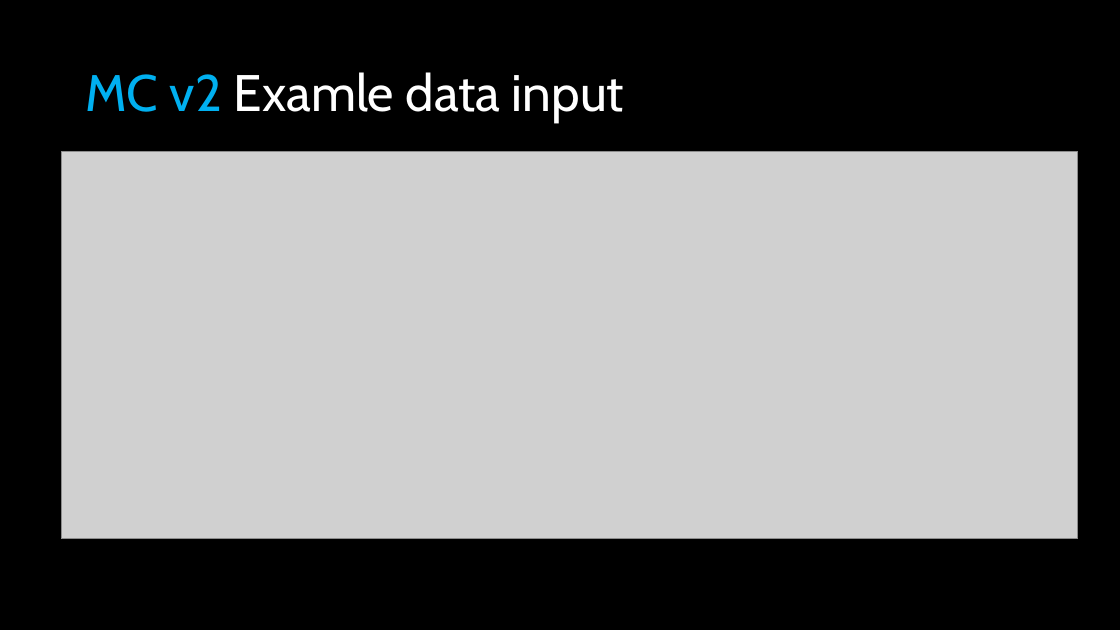
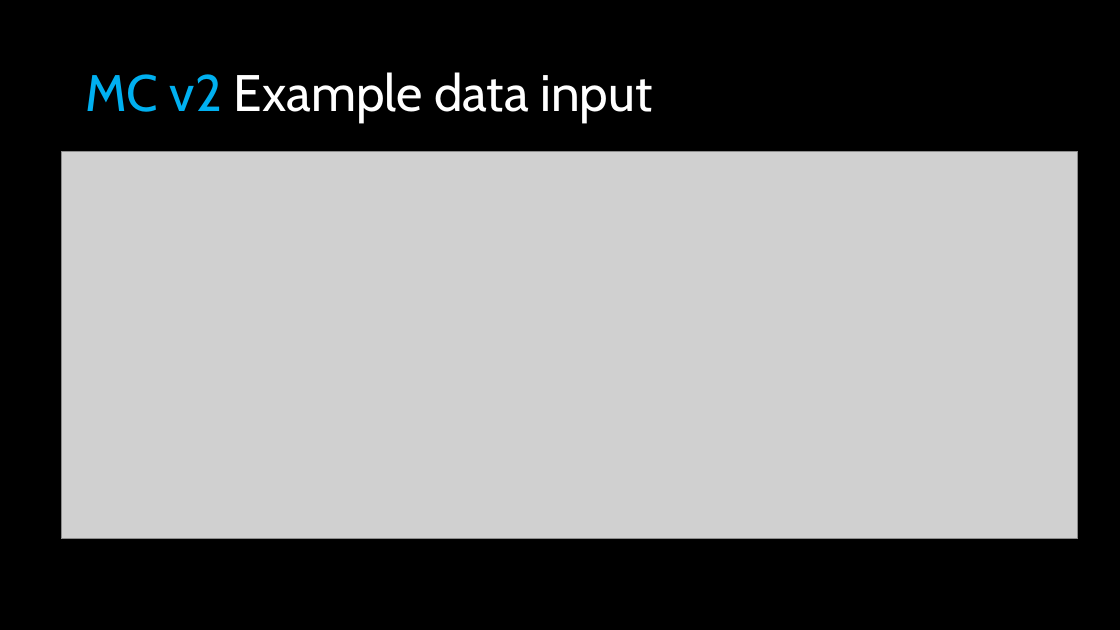
Before and after one commit to lady-pandas/is-prediction-still-difficult, a slide deck: slide 10 of presentation/Is prediction STILL difficult.pptx. Drawn at 1120x630 pixels with LibreOffice and Linux fonts; fonts in the diff are those of the drawing; grey boxes stand for pictures. Boxes give left, top, right and bottom in pixels: in the first picture for what was removed or moved away, otherwise in the second. Text is boxed around its words. In the diff, an @@ line names an element or a change of style, - is before the commit and + after.

```diff
--- a/presentation/Is prediction STILL difficult.pptx
+++ b/presentation/Is prediction STILL difficult.pptx
@@ title at box(85, 72, 652, 122): text changed @@
-MC v2 Examle data input
+MC v2 Example data input
```
Also in this commit, not shown: 7 other slides changed, 1 other file.
